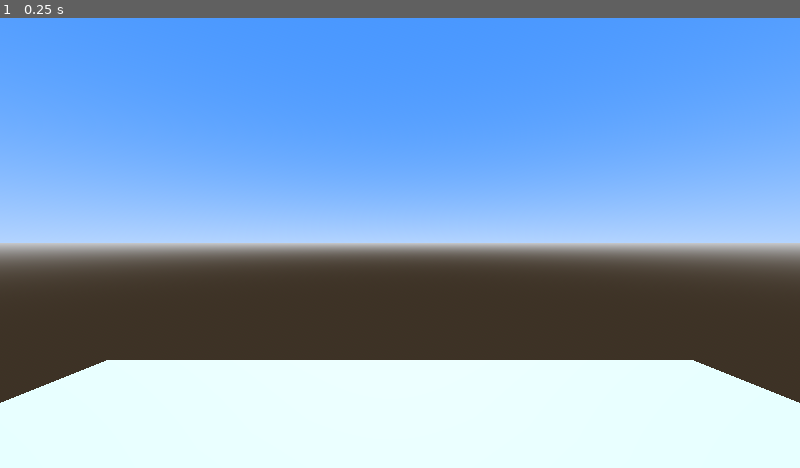
Above: before the commit, frame 1.
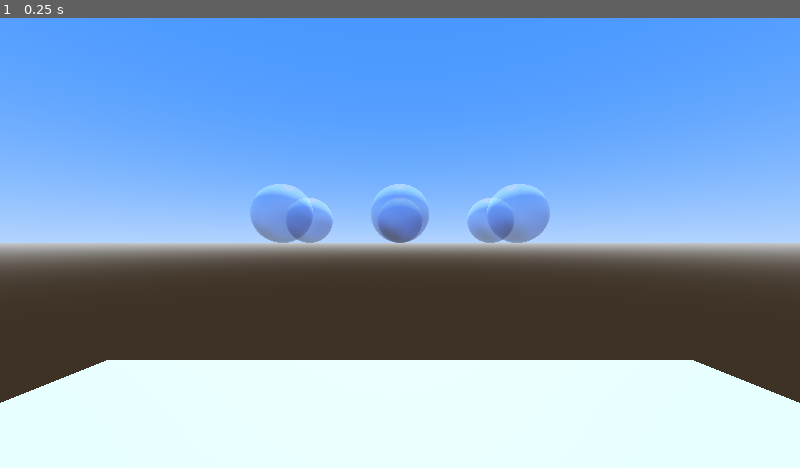
Above: after the commit, the same moment.

Repository: ericsnekbytes/GGJ-2025-Bubble-Forager
Game: Godot game, scene res://levels/bubble_hunt.tscn
Same seed, same stepped clock (60 frames per second), same inputs: the game is played once before the commit and once after it.
Inputs:
- Up to frame 1 (0.25 s): no input

The runs differ from the first frame. In frame 1, 2.5% of the frame differs, in the area x 31-69%, y 36-50%.

Commit message:
Added rough jump.

Diff:
--- a/levels/bubble_hunt.gd
+++ b/levels/bubble_hunt.gd
@@ -8,6 +8,14 @@
 		player.start_process = true
 
 
+func _on_fall_trigger_body_entered(body):
+	if body.is_in_group('player'):
+		print('AAA')
+		body.global_position = $Spawn.global_position
+		body.velocity = Vector3.ZERO
+		body.global_basis = body.start_basis
+
+
 # Called every frame. 'delta' is the elapsed time since the previous frame.
 func _physics_process(delta):
 	InputHandler.poll_for_devices()
--- a/levels/bubble_hunt.tscn
+++ b/levels/bubble_hunt.tscn
@@ -1,6 +1,7 @@
-[gd_scene load_steps=8 format=3 uid="uid://d0c3nbgdrs6ny"]
+[gd_scene load_steps=10 format=3 uid="uid://d0c3nbgdrs6ny"]
 
 [ext_resource type="Script" path="res://levels/bubble_hunt.gd" id="1_vowq2"]
+[ext_resource type="PackedScene" uid="uid://po8pak3b3ajt" path="res://weapons/bubble_bullet.tscn" id="2_8ln2t"]
 [ext_resource type="PackedScene" uid="uid://dx4xntt240r4h" path="res://player/player.tscn" id="2_og0nc"]
 
 [sub_resource type="BoxShape3D" id="BoxShape3D_y207u"]
@@ -8,6 +9,9 @@
 
 [sub_resource type="BoxMesh" id="BoxMesh_rw6wx"]
 size = Vector3(10, 1, 10)
+
+[sub_resource type="BoxShape3D" id="BoxShape3D_73wxo"]
+size = Vector3(1000, 10, 1000)
 
 [sub_resource type="ProceduralSkyMaterial" id="ProceduralSkyMaterial_3koro"]
 sky_top_color = Color(0.225905, 0.458421, 1, 1)
@@ -24,15 +28,83 @@
 [node name="BubbleHunt" type="Node3D"]
 script = ExtResource("1_vowq2")
 
-[node name="Platform" type="StaticBody3D" parent="."]
+[node name="Spawn" type="Node3D" parent="."]
 
-[node name="CollisionShape3D" type="CollisionShape3D" parent="Platform"]
+[node name="Level" type="Node3D" parent="."]
+
+[node name="Platform" type="StaticBody3D" parent="Level"]
+
+[node name="CollisionShape3D" type="CollisionShape3D" parent="Level/Platform"]
 transform = Transform3D(1, 0, 0, 0, 1, 0, 0, 0, 1, 0, -0.5, 0)
 shape = SubResource("BoxShape3D_y207u")
 
-[node name="MeshInstance3D" type="MeshInstance3D" parent="Platform"]
+[node name="MeshInstance3D" type="MeshInstance3D" parent="Level/Platform"]
 transform = Transform3D(1, 0, 0, 0, 1, 0, 0, 0, 1, 0, -0.5, 0)
 mesh = SubResource("BoxMesh_rw6wx")
+
+[node name="Bubbles" type="Node3D" parent="Level"]
+
+[node name="BubbleBullet" parent="Level/Bubbles" instance=ExtResource("2_8ln2t")]
+transform = Transform3D(-4.37114e-08, 0, 1, 0, 1, 0, -1, 0, -4.37114e-08, 2, 2.5, -6.5)
+
+[node name="BubbleBullet2" parent="Level/Bubbles" instance=ExtResource("2_8ln2t")]
+transform = Transform3D(-4.37114e-08, 0, 1, 0, 1, 0, -1, 0, -4.37114e-08, -2.24519e-07, 2.5, -6.5)
+
+[node name="BubbleBullet3" parent="Level/Bubbles" instance=ExtResource("2_8ln2t")]
+transform = Transform3D(-4.37114e-08, 0, 1, 0, 1, 0, -1, 0, -4.37114e-08, -2, 2.5, -6.5)
+
+[node name="BubbleBullet16" parent="Level/Bubbles" instance=ExtResource("2_8ln2t")]
+transform = Transform3D(-4.37114e-08, 0, 1, 0, 1, 0, -1, 0, -4.37114e-08, 2, 2.5, -5)
+
+[node name="BubbleBullet17" parent="Level/Bubbles" instance=ExtResource("2_8ln2t")]
+transform = Transform3D(-4.37114e-08, 0, 1, 0, 1, 0, -1, 0, -4.37114e-08, -1.58952e-07, 2.5, -5)
+
+[node name="BubbleBullet18" parent="Level/Bubbles" instance=ExtResource("2_8ln2t")]
+transform = Transform3D(-4.37114e-08, 0, 1, 0, 1, 0, -1, 0, -4.37114e-08, -2, 2.5, -5)
+
+[node name="BubbleBullet4" parent="Level/Bubbles" instance=ExtResource("2_8ln2t")]
+transform = Transform3D(-4.37114e-08, 0, 1, 0, 1, 0, -1, 0, -4.37114e-08, 2, 2.5, 6.5)
+
+[node name="BubbleBullet5" parent="Level/Bubbles" instance=ExtResource("2_8ln2t")]
+transform = Transform3D(-4.37114e-08, 0, 1, 0, 1, 0, -1, 0, -4.37114e-08, 3.43729e-07, 2.5, 6.5)
+
+[node name="BubbleBullet6" parent="Level/Bubbles" instance=ExtResource("2_8ln2t")]
+transform = Transform3D(-4.37114e-08, 0, 1, 0, 1, 0, -1, 0, -4.37114e-08, -2, 2.5, 6.5)
+
+[node name="BubbleBullet13" parent="Level/Bubbles" instance=ExtResource("2_8ln2t")]
+transform = Transform3D(-4.37114e-08, 0, 1, 0, 1, 0, -1, 0, -4.37114e-08, 2, 2.5, 5)
+
+[node name="BubbleBullet14" parent="Level/Bubbles" instance=ExtResource("2_8ln2t")]
+transform = Transform3D(-4.37114e-08, 0, 1, 0, 1, 0, -1, 0, -4.37114e-08, 2.78162e-07, 2.5, 5)
+
+[node name="BubbleBullet15" parent="Level/Bubbles" instance=ExtResource("2_8ln2t")]
+transform = Transform3D(-4.37114e-08, 0, 1, 0, 1, 0, -1, 0, -4.37114e-08, -2, 2.5, 5)
+
+[node name="BubbleBullet7" parent="Level/Bubbles" instance=ExtResource("2_8ln2t")]
+transform = Transform3D(-1, 0, -8.74228e-08, 0, 1, 0, 8.74228e-08, 0, -1, 6.5, 2.5, -2)
+
+[node name="BubbleBullet8" parent="Level/Bubbles" instance=ExtResource("2_8ln2t")]
+transform = Transform3D(-1, 0, -8.74228e-08, 0, 1, 0, 8.74228e-08, 0, -1, 6.5, 2.5, -3.77509e-07)
+
+[node name="BubbleBullet9" parent="Level/Bubbles" instance=ExtResource("2_8ln2t")]
+transform = Transform3D(-1, 0, -8.74228e-08, 0, 1, 0, 8.74228e-08, 0, -1, 6.5, 2.5, 2)
+
+[node name="BubbleBullet10" parent="Level/Bubbles" instance=ExtResource("2_8ln2t")]
+transform = Transform3D(1, 0, 0, 0, 1, 0, 0, 0, 1, -6.5, 2.5, 2)
+
+[node name="BubbleBullet11" parent="Level/Bubbles" instance=ExtResource("2_8ln2t")]
+transform = Transform3D(1, 0, 0, 0, 1, 0, 0, 0, 1, -6.5, 2.5, 1.90739e-07)
+
+[node name="BubbleBullet12" parent="Level/Bubbles" instance=ExtResource("2_8ln2t")]
+transform = Transform3D(1, 0, 0, 0, 1, 0, 0, 0, 1, -6.5, 2.5, -2)
+
+[node name="FallTrigger" type="Area3D" parent="Level"]
+transform = Transform3D(1, 0, 0, 0, 1, 0, 0, 0, 1, 0, -100, 0)
+collision_mask = 3
+
+[node name="CollisionShape3D" type="CollisionShape3D" parent="Level/FallTrigger"]
+shape = SubResource("BoxShape3D_73wxo")
+metadata/_edit_lock_ = true
 
 [node name="Player1" parent="." instance=ExtResource("2_og0nc")]
 transform = Transform3D(1, 0, 0, 0, 1, 0, 0, 0, 1, 0, 1.5, 0)
@@ -45,3 +117,5 @@
 [node name="DirectionalLight3D" type="DirectionalLight3D" parent="Env"]
 transform = Transform3D(1, 0, 0, 0, -0.5, 0.866025, 0, -0.866025, -0.5, 0, 5.16025, 0)
 shadow_enabled = true
+
+[connection signal="body_entered" from="Level/FallTrigger" to="." method="_on_fall_trigger_body_entered"]
--- a/main/input_handler.gd
+++ b/main/input_handler.gd
@@ -26,6 +26,13 @@
 	var current_time = Time.get_ticks_msec()
 	if current_time - last_poll_timestamp >= poll_freq:
 		find_and_assign_devices()
+
+
+func get_player_device(player_id):
+	if player_id in tracked_players:
+		return tracked_players[player_id]
+	else:
+		return null
 
 
 func find_and_assign_devices():
--- a/player/player.gd
+++ b/player/player.gd
@@ -4,6 +4,7 @@
 var start_process = false
 # ....
 @onready var player_cam = $Camera3D
+@onready var start_basis = global_basis
 # ....
 var MAX_THRUST = 300
 var GRAVITY_BASE = Vector3(0, -9.8, 0)
@@ -11,10 +12,24 @@
 # ....
 var MAX_SPIN = PI
 var MAX_PITCH = PI
+# ....
+var last_jump_timestamp = 0
+var jump_cooldown = 500
+var jump_strength = 2000
+var jump_vector = Vector3(0, jump_strength, 0)
+@onready var jump_timer = $JumpTimer
 
 
 func _unhandled_input(event):
-	pass
+	var current_time = Time.get_ticks_msec()
+
+	var pdev = InputHandler.get_player_device(player_id)
+	if event.device == pdev:
+		if event.is_pressed() and event.is_action('jump'):
+			print('JUMP')
+			if current_time - last_jump_timestamp > jump_cooldown:
+				jump_timer.start()
+			last_jump_timestamp = current_time
 
 
 func _physics_process(delta):
@@ -62,15 +77,32 @@
 		player_cam.rotate(player_cam.basis.x, look_pitch * delta)
 		player_cam.rotate(Vector3(0, 1, 0), look_spin * delta)
 
+		# Add inertia
+		#var drag_losses = .9
+		#var drag_fraction_instantaneous = 1 - (drag_losses * delta)
+		var inertia = start_velocity
+		#var vertical_motion = inertia.y
+		#var gravity_effect = .01
+		#var gravity_multiplier = 1 + (gravity_effect * delta)
+		#if vertical_motion < 0:
+			#gravity_multiplier = 1 / (gravity_effect * delta)
+		#vertical_motion *= gravity_multiplier
+		#inertia.y = vertical_motion
+
+		var jump_instantaneous = Vector3.ZERO
+		if not jump_timer.is_stopped():
+			jump_instantaneous = jump_vector * (jump_timer.time_left / jump_timer.wait_time)
+
 		# Sum up motion  # TODO
-		motion_vector = gravity_vec + (ground_motion * delta)
-		#motion_vector.y = (
-			#motion_vector.x,
-			#motion_vector.y * 1.01,
-			#motion_vector.x,
-		#)
+		motion_vector = gravity_vec + (delta * (ground_motion + jump_instantaneous))
 		if motion_vector.length() > MAX_SPEED:
 			motion_vector = motion_vector.normalized() * MAX_SPEED
+		# Add fake exponential gravity
+		var vertical_motion = motion_vector.y
+		if vertical_motion < 0:
+			vertical_motion *= 1 + (.01 * delta)
+		else:
+			vertical_motion *= 1 / (.01 * delta)
 
 		velocity = motion_vector
 
--- a/player/player.tscn
+++ b/player/player.tscn
@@ -8,7 +8,7 @@
 
 [sub_resource type="StandardMaterial3D" id="StandardMaterial3D_p60yt"]
 
-[node name="CharacterBody3D" type="CharacterBody3D"]
+[node name="CharacterBody3D" type="CharacterBody3D" groups=["player"]]
 collision_layer = 2
 collision_mask = 3
 script = ExtResource("1_3o8a5")
@@ -23,3 +23,7 @@
 
 [node name="Camera3D" type="Camera3D" parent="."]
 transform = Transform3D(1, 0, 0, 0, 1, 0, 0, 0, 1, 0, 1, 0)
+
+[node name="JumpTimer" type="Timer" parent="."]
+wait_time = 0.5
+one_shot = true
--- a/project.godot
+++ b/project.godot
@@ -24,6 +24,10 @@
 
 window/size/viewport_width=1536
 window/size/viewport_height=864
+
+[global_group]
+
+player=""
 
 [input]
 
@@ -67,6 +71,11 @@
 "events": [Object(InputEventJoypadMotion,"resource_local_to_scene":false,"resource_name":"","device":-1,"axis":2,"axis_value":1.0,"script":null)
 ]
 }
+jump={
+"deadzone": 0.5,
+"events": [Object(InputEventJoypadButton,"resource_local_to_scene":false,"resource_name":"","device":-1,"button_index":0,"pressure":0.0,"pressed":false,"script":null)
+]
+}
 
 [layer_names]
 
--- /dev/null
+++ b/weapons/bubble_bullet.tscn
@@ -0,0 +1,16 @@
+[gd_scene load_steps=3 format=3 uid="uid://po8pak3b3ajt"]
+
+[sub_resource type="StandardMaterial3D" id="StandardMaterial3D_n6qv8"]
+transparency = 1
+albedo_color = Color(0.611765, 0.643137, 1, 0.427451)
+roughness = 0.18
+
+[sub_resource type="SphereMesh" id="SphereMesh_0abv3"]
+
+[node name="BubbleBullet" type="CharacterBody3D"]
+
+[node name="MeshInstance3D" type="MeshInstance3D" parent="."]
+material_override = SubResource("StandardMaterial3D_n6qv8")
+mesh = SubResource("SphereMesh_0abv3")
+
+[node name="CollisionShape3D" type="CollisionShape3D" parent="."]
